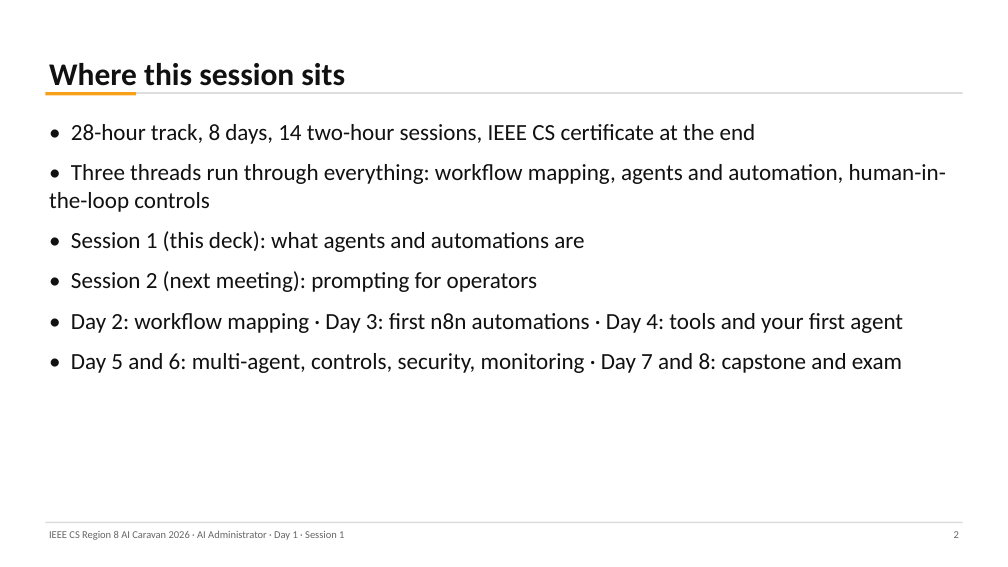
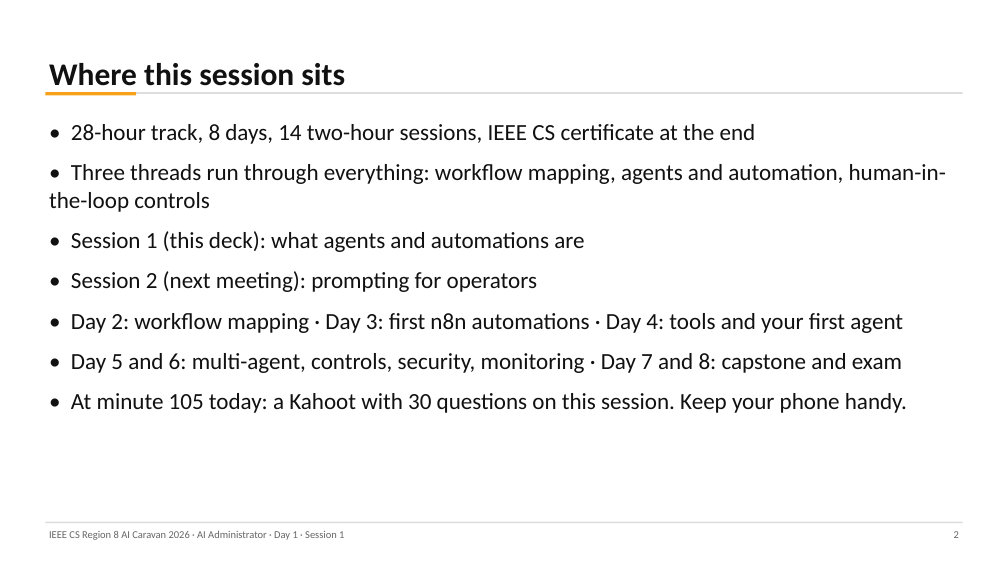
Before and after one commit to abedbanna/snippet-vault, a slide deck: slide 2 of instructor/ai-administrator/out/day1/Day1_S1_Foundations.pptx. Drawn at 1008x567 pixels with LibreOffice and Linux fonts; fonts in the diff are those of the drawing. Boxes give left, top, right and bottom in pixels: in the first picture for what was removed or moved away, otherwise in the second. Text is boxed around its words. In the diff, an @@ line names an element or a change of style, - is before the commit and + after.

Commit message:
Day 1: live Hermes bot QR, Kahoot before lab with logo, practical video (MP4 + GIF), deployment record

```diff
--- a/instructor/ai-administrator/out/day1/Day1_S1_Foundations.pptx
+++ b/instructor/ai-administrator/out/day1/Day1_S1_Foundations.pptx
@@ text at (71, 393, 907, 413): paragraph added @@
+• At minute 105 today: a Kahoot with 30 questions on this session. Keep your phone handy.
```
Also in this commit, not shown: 8 other slides changed, 10 other files.
